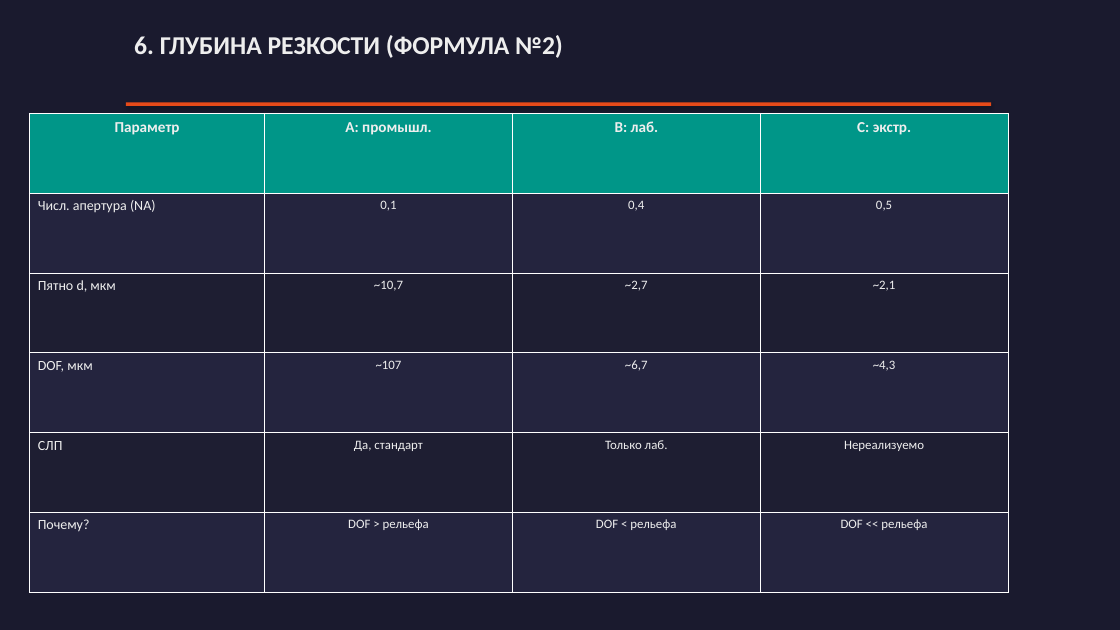
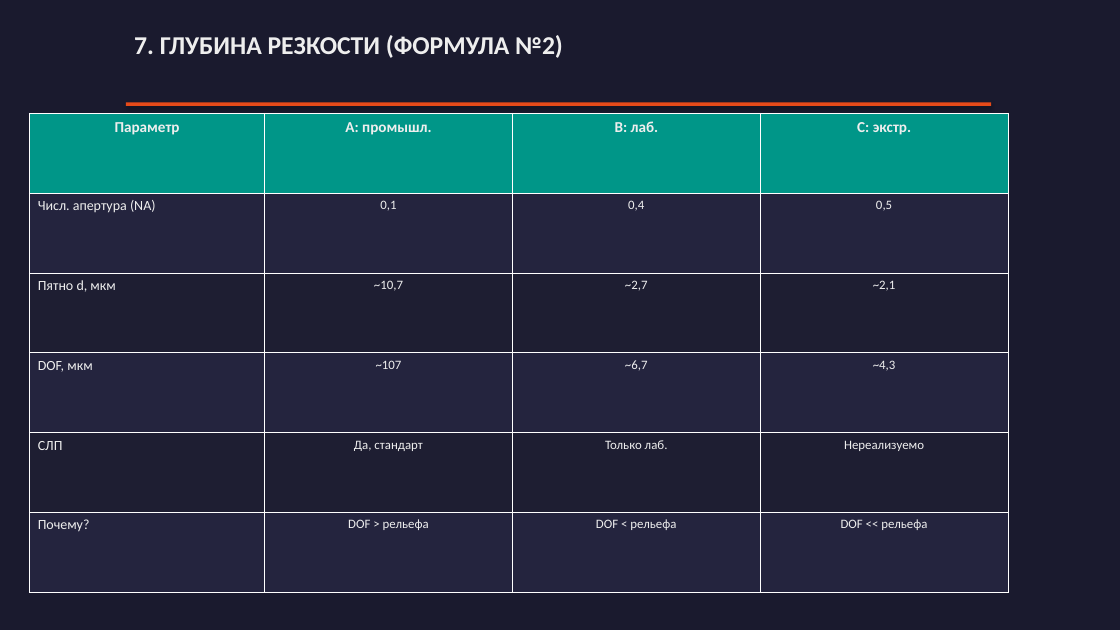
Before and after one commit to Evgeniy-makdak/Lecture-5, a slide deck: slide 7 of Лекция_5_Геометрическая_оптика.pptx (slide 6 before the commit). Drawn at 1120x630 pixels with LibreOffice and Linux fonts; fonts in the diff are those of the drawing. Boxes give left, top, right and bottom in pixels: in the first picture for what was removed or moved away, otherwise in the second. Text is boxed around its words. In the diff, an @@ line names an element or a change of style, - is before the commit and + after.

```diff
--- a/Лекция_5_Геометрическая_оптика.pptx
+++ b/Лекция_5_Геометрическая_оптика.pptx
@@ text at [134, 35, 563, 58]: text changed @@
-6. ГЛУБИНА РЕЗКОСТИ (ФОРМУЛА №2)
+7. ГЛУБИНА РЕЗКОСТИ (ФОРМУЛА №2)
```
Also in this commit, not shown: 4 other slides changed, 4 slides added, 2 slides removed, 4 other files.
